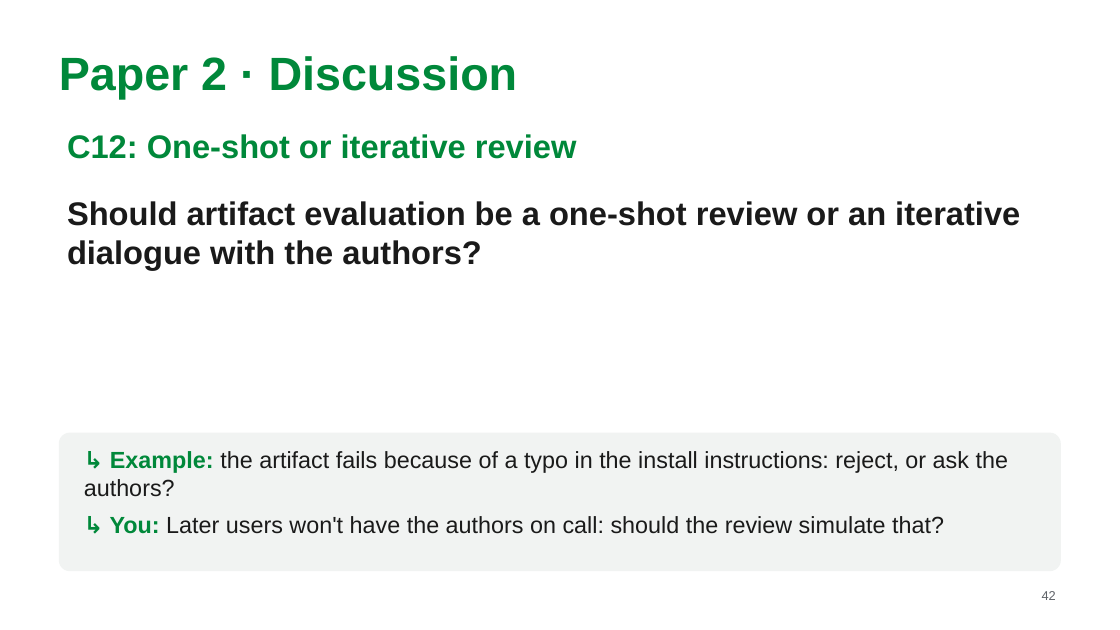
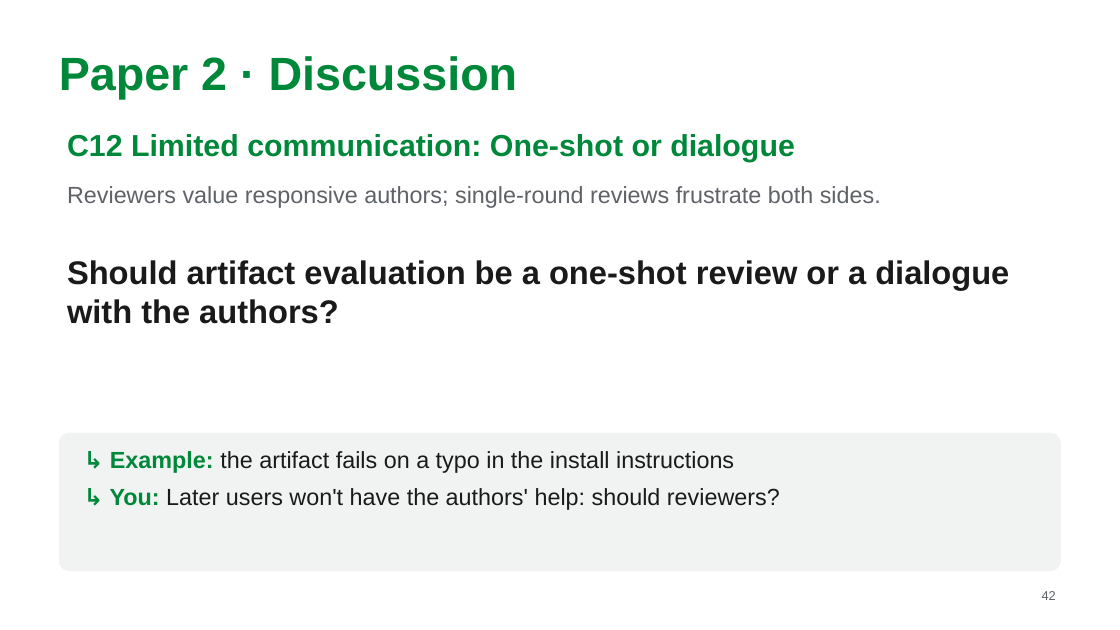
Before and after one commit to MarkAndreDuesing/Reprod_Docs_And_Notes, a slide deck: slide 42 of Vorl_2/slides/lecture2-team-paper2.pptx. Drawn at 1120x630 pixels with LibreOffice and Linux fonts; fonts in the diff are those of the drawing. Boxes give left, top, right and bottom in pixels: in the first picture for what was removed or moved away, otherwise in the second. Text is boxed around its words. In the diff, an @@ line names an element or a change of style, - is before the commit and + after.

```diff
--- a/Vorl_2/slides/lecture2-team-paper2.pptx
+++ b/Vorl_2/slides/lecture2-team-paper2.pptx
@@ text at <box>67,134,795,162</box>: text changed; size 28 to 26 pt @@
-C12: One-shot or iterative review
+C12 Limited communication: One-shot or dialogue
@@ text added at <box>67,186,881,208</box>, 20 pt, text #5F6368 @@
+Reviewers value responsive authors; single-round reviews frustrate both sides.
@@ text at <box>67,260,1009,324</box>: text changed @@
-Should artifact evaluation be a one-shot review or an iterative dialogue with the authors?
+Should artifact evaluation be a one-shot review or a dialogue with the authors?
@@ text at <box>110,451,780,510</box>: text changed @@
-↳ Example: the artifact fails because of a typo in the install instructions: reject, or ask the authors?
-↳ You: Later users won't have the authors on call: should the review simulate that?
+↳ Example: the artifact fails on a typo in the install instructions
+↳ You: Later users won't have the authors' help: should reviewers?
```
Also in this commit, not shown: 18 other slides changed, 2 other files.
